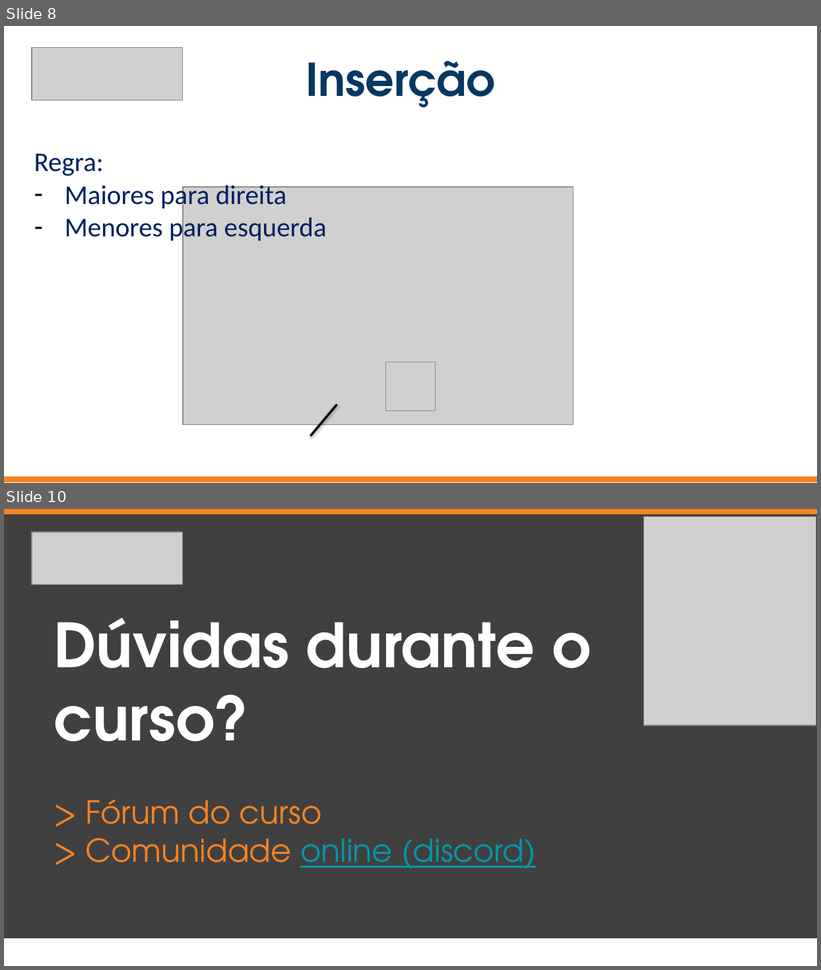
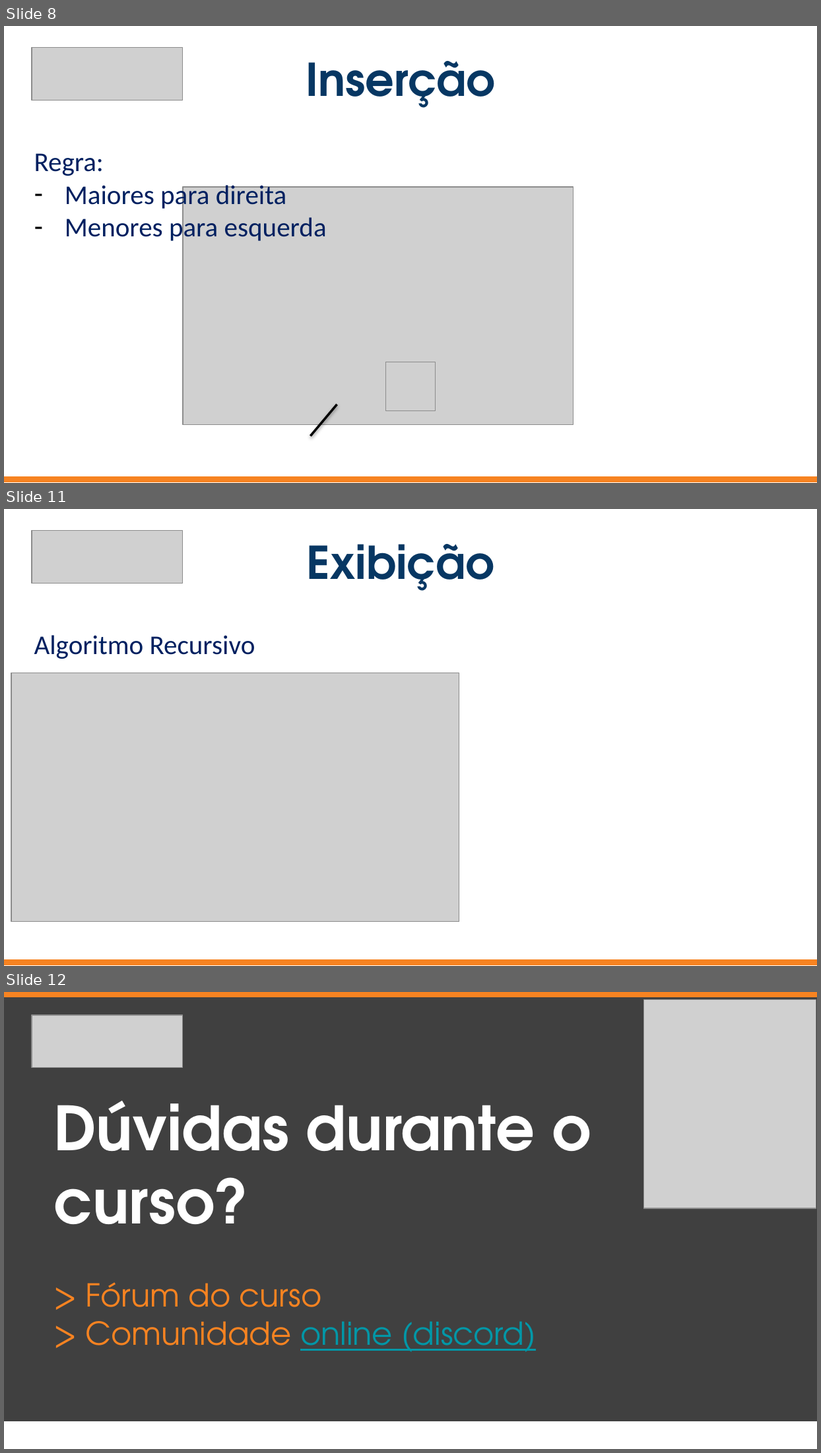
Before and after one commit to jrdutra/estruturaDeDadosJavaDio, a slide deck: apresentacoes/Aula7/Etapa4/Etapa4.pptx. Shown one above the other, each under a label of ours: slides 8 and 10 before the commit, slides 8, 11 and 12 after it; the slides between them are not shown. The pictures are 821x970 and 821x1453 pixels, drawn with LibreOffice and Linux fonts; fonts in the diff are those of the drawing; grey boxes stand for pictures. Boxes give left, top, right and bottom in pixels: in the first picture for what was removed or moved away, otherwise in the second. Text is boxed around its words. In the diff, an @@ line names an element or a change of style, - is before the commit and + after.

```diff
--- a/apresentacoes/Aula7/Etapa4/Etapa4.pptx
+++ b/apresentacoes/Aula7/Etapa4/Etapa4.pptx
@@ slide 11 added at (4, 509, 817, 966), background #FFFFFF @@
@@ picture added at (32, 531, 183, 584) @@
@@ subtitle added at (307, 544, 495, 591), 40 pt, text #073763, bold @@
+Exibição
@@ text added at (34, 635, 255, 659), 24 pt, text #002060 @@
+Algoritmo Recursivo
@@ picture added at (11, 673, 459, 922) @@
@@ rectangle added at (4, 960, 817, 965), fill #F78321, outline #F78321 0.75 pt @@
@@ what was slide 10 is now slide 12 @@
```
Also in this commit, not shown: 2 other slides added, 1 slide removed.
